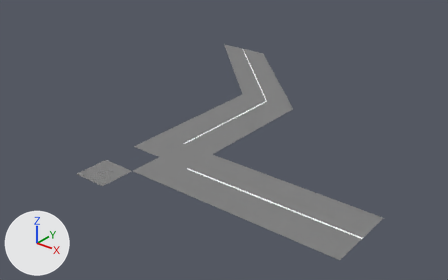
One commit to the Blender file assets/roads/plaza_descalzas.blend: the scene before it, then after it.
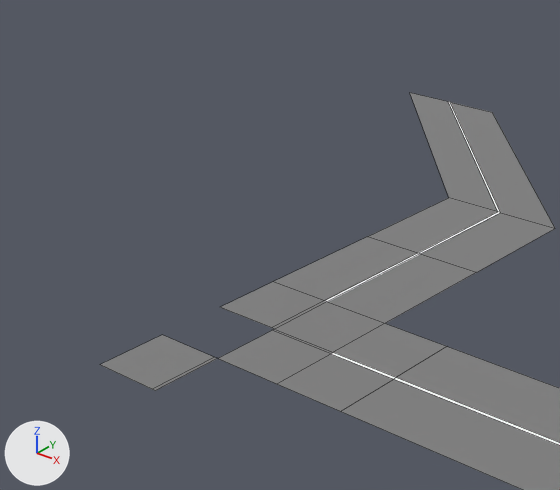
Old and new are each drawn whole from a 50 mm lens placed at (40.3, -45.8, 30.6), pointed at (-4.9, 10.6, -4.4) and again close up on the part from 6% to 66% of the width and 0% to 84% of the height. Every picture has the same lights, and +X, +Y and +Z are marked at lower left. The first two pictures are the older version. The close-ups show mesh edges as thin lines. Objects named as collision shapes, trigger or cutter boxes, shadow casters or lower levels of detail are left out.
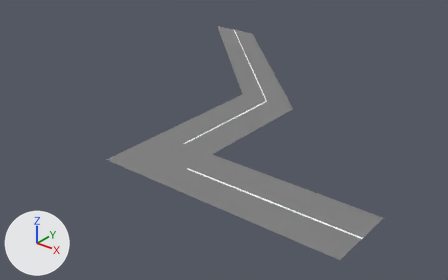
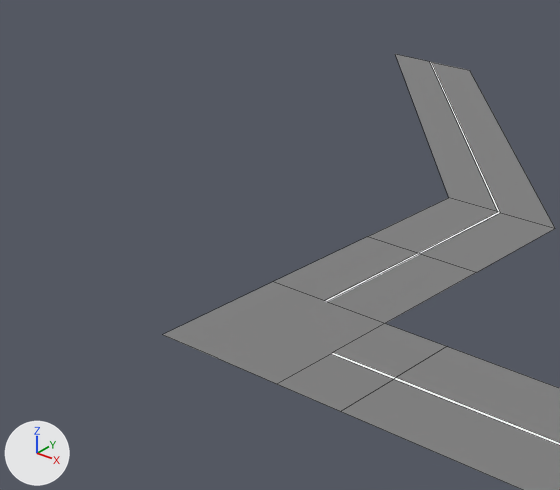
Pixel boxes [x1, y1, x2, y2] of what changed, in the close-ups (560 x 490 px; the box of a moved part takes in the faces that stretch with it):
'Plane', reshaped
    before: [100, 93, 560, 490]
    after: [163, 54, 560, 490]
part 1 of me_plane, reshaped
    before: [100, 282, 385, 391]
    after: [163, 282, 385, 384]
part 2 of me_plane, moved or reshaped
    before: [410, 93, 555, 228]
    after: [395, 54, 555, 228]

The edits, one by one:
me_plane is used by ob_plane; location (0.0, 0.0, 0.0); scale (0.5, 1.0, 1.0).
Verts and faces of me_plane; kept vertices keep their numbers, new ones are numbered from 37.
Before the commit, vertices of me_plane: 4 (-4.0, 0.0, 0.0) at pixel (327, 301), 5 (4.0, 0.0, 0.0) at pixel (385, 323), 6 (-4.4, 0.0, 0.0) at pixel (324, 300), 7 (-12.0, 0.0, 0.0) at pixel (272, 281), 8 (-4.0, -4.0, 0.0) at pixel (274, 329).
Before the commit, vertices of me_plane: 9 (4.0, -4.0, 0.0) at pixel (333, 352), 10 (-4.4, -4.0, 0.0) at pixel (271, 327), 11 (-12.0, -4.0, 0.0) at pixel (219, 307), 12 (-4.0, -8.0, 0.0) at pixel (217, 358), 13 (4.0, -8.0, 0.0) at pixel (276, 383).
Before the commit, vertices of me_plane: 14 (-4.4, -8.0, 0.0) at pixel (214, 357), 15 (-12.0, -8.0, 0.0) at pixel (162, 334), 16 (-4.0, -12.0, 0.0) at pixel (155, 390), 18 (-4.4, -12.0, 0.0) at pixel (152, 389), 19 (-12.0, -12.0, 0.0) at pixel (99, 364).
Before the commit, vertices of me_plane: 23 (4.0, -4.2, 0.0) at pixel (330, 353), 24 (-4.0, -4.2, 0.0) at pixel (271, 330).
Before the commit, vertices of me_plane: 29 (-36.0, 32.0, 0.0) at pixel (450, 102), 30 (-28.0, 32.0, 0.0) at pixel (492, 112), 31 (-36.4, 32.0, 0.0) at pixel (448, 101), 32 (-44.0, 32.0, 0.0) at pixel (409, 92).
me_plane had 37 vertices, 22 faces and spanned x -44.0..44.0, y -12.0..32.0, z 0.0.
me_plane now has 29 vertices, 16 faces and spans x -60.0..44.0, y -8.0..40.0, z 0.0.
Part 1, on me_plane:
Vertices deleted: 8, 10, 11, 14, 16, 18, 19, 24 (with the faces that use them).
New faces: (4, 6, 7, 15, 12, 13, 23, 9, 5) (mat_road (grey #808080)).
Part 2, on me_plane:
Vertices 29 to 32 move by (-16.0, 8.0, 0.0).
